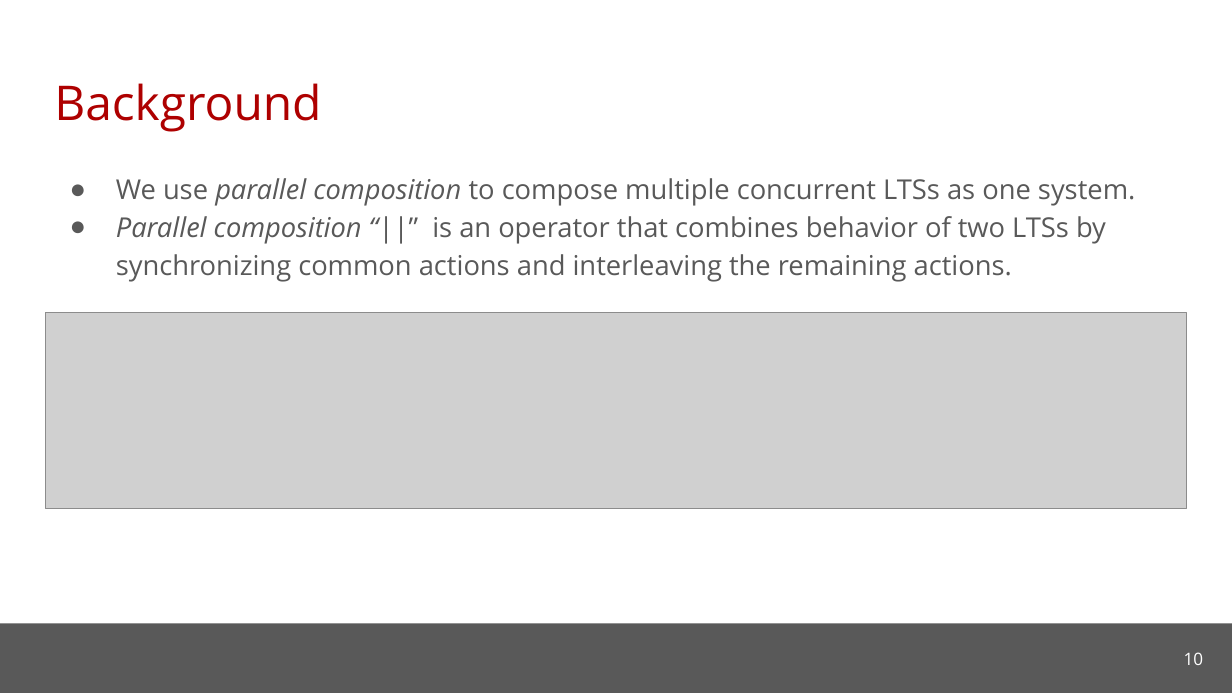
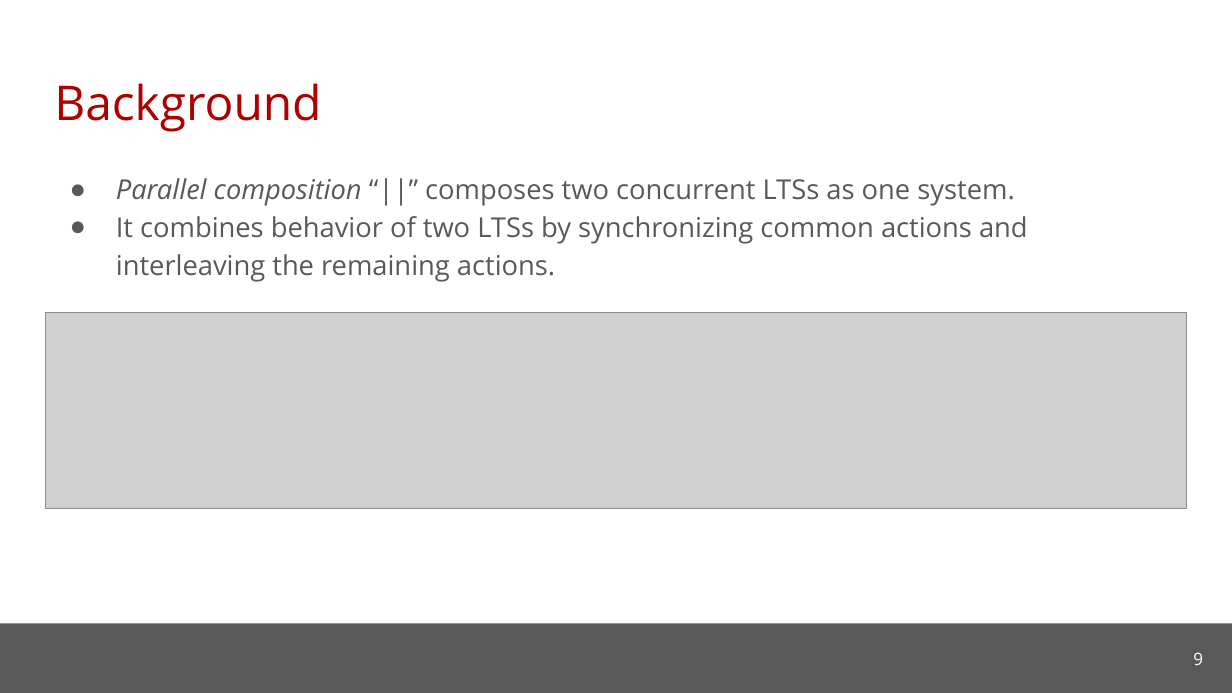
Before and after one commit to cmu-soda/Robustness, a slide deck: slide 9 of Robustness.pptx (slide 10 before the commit). Drawn at 1232x693 pixels with LibreOffice and Linux fonts; fonts in the diff are those of the drawing; grey boxes stand for pictures; background and template pictures are left out. Boxes give left, top, right and bottom in pixels: in the first picture for what was removed or moved away, otherwise in the second. Text is boxed around its words. In the diff, an @@ line names an element or a change of style, - is before the commit and + after.

```diff
--- a/Robustness.pptx
+++ b/Robustness.pptx
@@ text at [116,178,1028,282]: text changed @@
-● We use parallel composition to compose multiple concurrent LTSs as one system.
-● Parallel composition “||” is an operator that combines behavior of two LTSs by synchronizing common actions and interleaving the remaining actions.
+● Parallel composition “||” composes two concurrent LTSs as one system.
+● It combines behavior of two LTSs by synchronizing common actions and interleaving the remaining actions.
@@ page number at [1193,652,1203,665]: text changed @@
-10
+9
```
Also in this commit, not shown: 6 other slides changed, 2 slides added, 3 slides removed.
